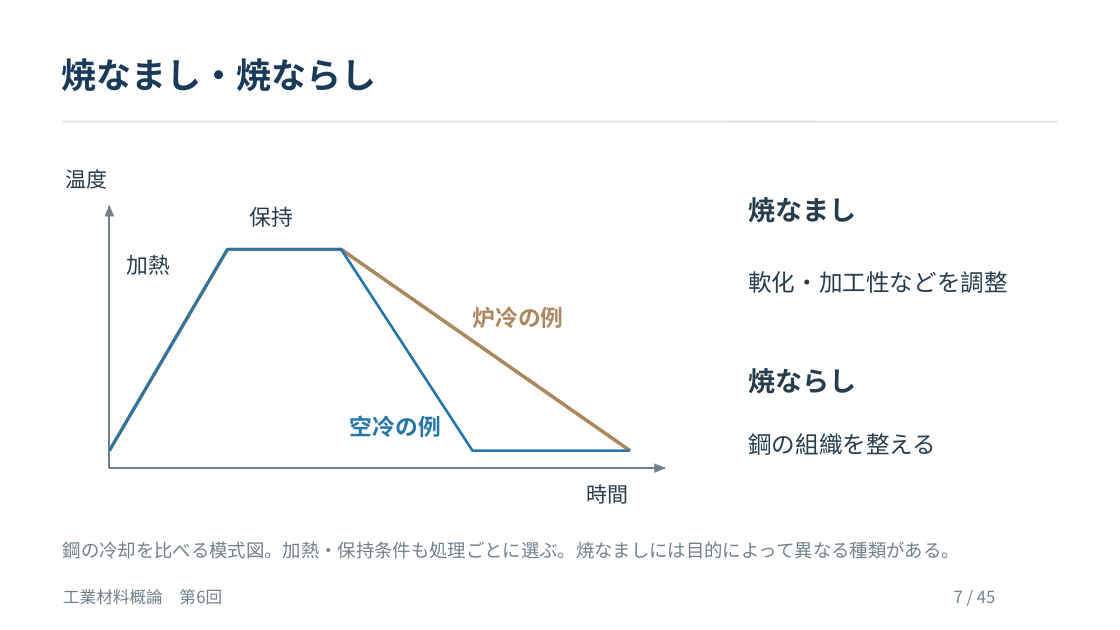
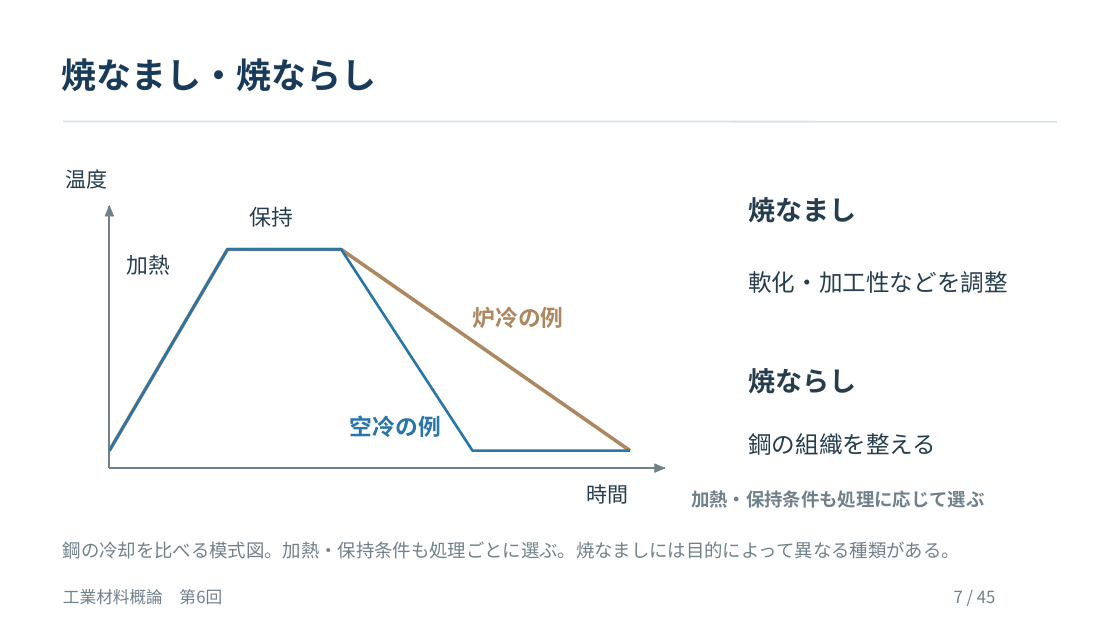
Before and after one commit to zooc-14calbp/industrial-materials-course, a slide deck: slide 7 of 学生用/第06回/06_授業スライド.pptx. Drawn at 1120x630 pixels with LibreOffice and Linux fonts; fonts in the diff are those of the drawing. Boxes give left, top, right and bottom in pixels: in the first picture for what was removed or moved away, otherwise in the second. Text is boxed around its words. In the diff, an @@ line names an element or a change of style, - is before the commit and + after.

```diff
--- a/学生用/第06回/06_授業スライド.pptx
+++ b/学生用/第06回/06_授業スライド.pptx
@@ text added at [691,490,984,508], 15.8 pt, text #71818B, bold @@
+加熱・保持条件も処理に応じて選ぶ
```
Also in this commit, not shown: 2 other slides changed, 9 other files.
